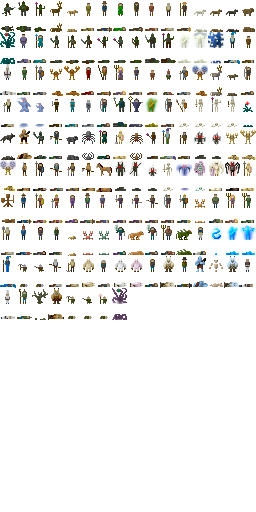
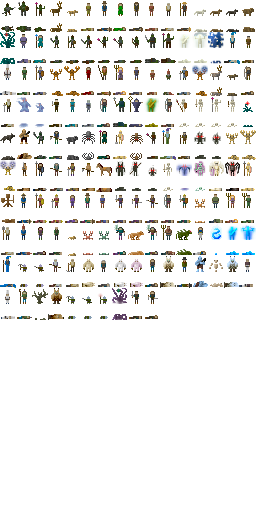
Layered file, before and after one edit (256×512). Changes by layer:
painted on "Background" over <box>68,291,158,319</box>
